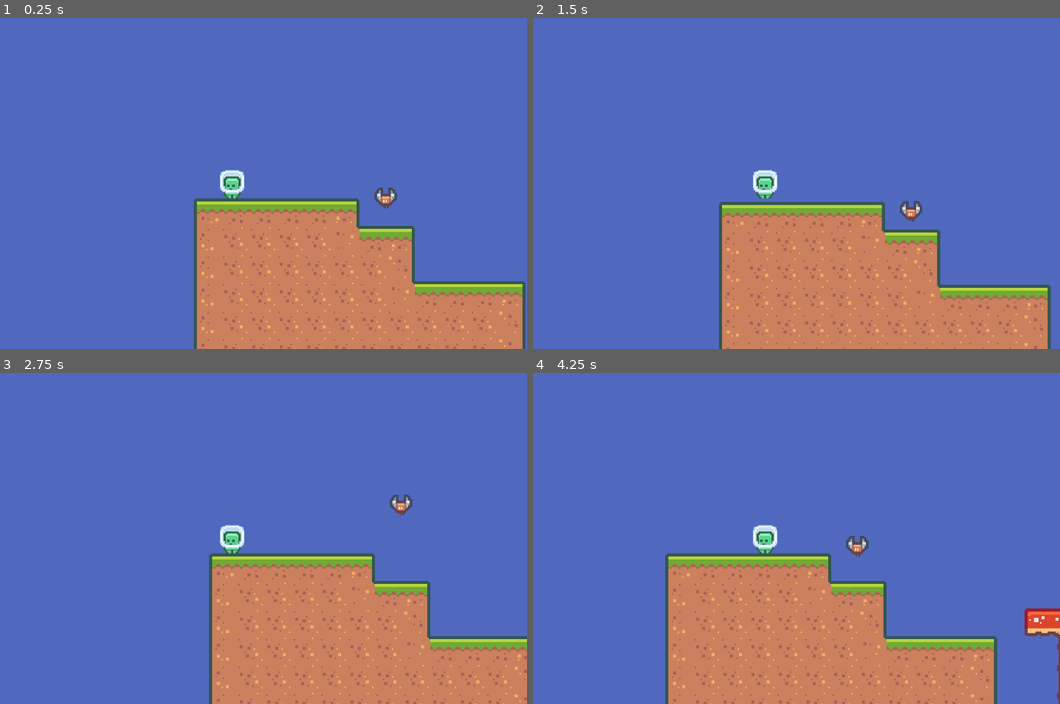
Above: before the commit, frames 1-4 (two rows, left to right).
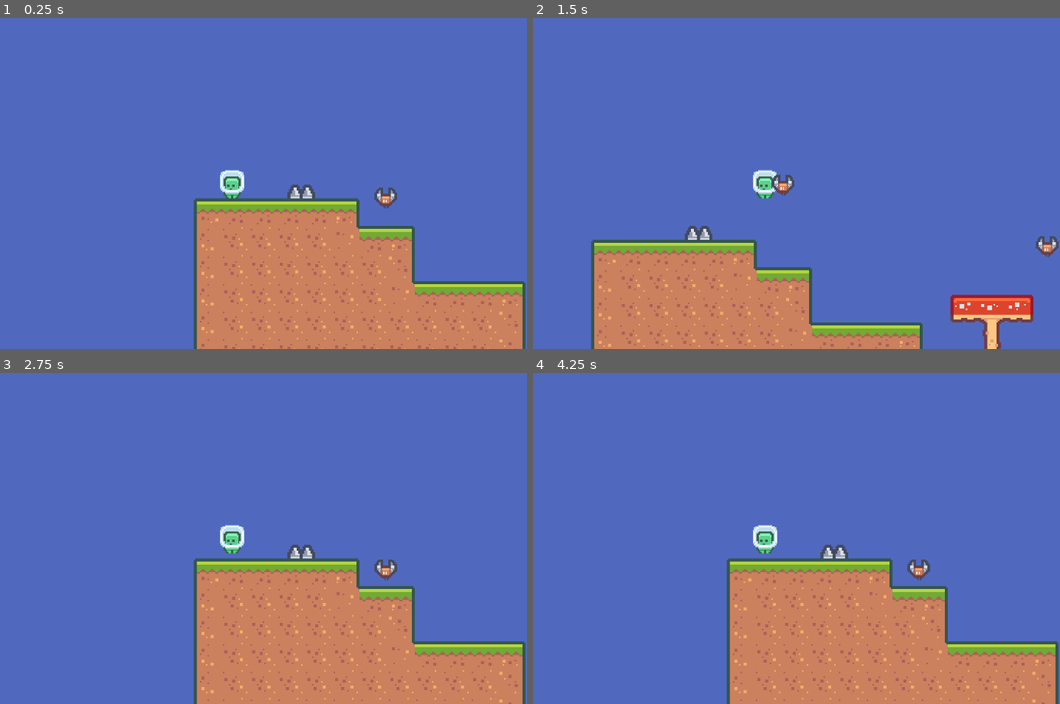
Above: after the commit, the same moments.

Repository: Teeohbee/JumpMan
Game: Godot game, scene res://Level1.tscn
Same seed, same stepped clock (60 frames per second), same inputs: the game is played once before the commit and once after it.
Inputs:
- Up to frame 1 (0.25 s): no input
- Up to frame 2 (1.5 s): hold Right from 0.53 s (still down); tap Space at 0.77 s
- Up to frame 3 (2.75 s): tap Space at 1.52 s; release Right at 2.03 s; hold Left from 2.03 s (still down)
- Up to frame 4 (4.25 s): release Left at 2.78 s; hold Right from 2.78 s (still down); tap Space at 3.02, 3.77 s

The runs differ from the first frame. In frame 1, 0.2% of the frame differs, in the area x 54-60%, y 50-55%; in frame 2, 26%, in the area x 10-100%, y 47-100%; in frame 3, 8.2%; in frame 4, 16%.
Error after the commit: Invalid assignment of property or key 'paused' with value of type 'bool' on a base object of type 'null instance'. (res://Player.gd:30)

Commit message:
Create Spike enemy - Touching spikes causes game over - Added pause to gameover restart for effect

Diff:
--- a/Level1.tscn
+++ b/Level1.tscn
@@ -1,9 +1,10 @@
-[gd_scene load_steps=8 format=3 uid="uid://285tlqb6fbvv"]
+[gd_scene load_steps=9 format=3 uid="uid://285tlqb6fbvv"]
 
 [ext_resource type="Texture2D" uid="uid://biwond464pw3f" path="res://Sprites/Tiles/tiles_packed.png" id="1_kthgv"]
 [ext_resource type="Texture2D" uid="uid://bqb4j84403j2a" path="res://Sprites/Characters/character_0000.png" id="2_7gsv3"]
 [ext_resource type="Script" path="res://Player.gd" id="2_ihjgl"]
 [ext_resource type="PackedScene" uid="uid://dgyug807w766s" path="res://Enemy.tscn" id="4_qixg0"]
+[ext_resource type="PackedScene" uid="uid://b67dgeb4spiqy" path="res://Spike.tscn" id="5_7jbpj"]
 
 [sub_resource type="TileSetAtlasSource" id="TileSetAtlasSource_tktp5"]
 texture = ExtResource("1_kthgv")
@@ -761,3 +762,5 @@
 [node name="Enemy4" parent="." instance=ExtResource("4_qixg0")]
 position = Vector2(550, 0)
 move_direction = Vector2(-50, 0)
+
+[node name="Spike" parent="." instance=ExtResource("5_7jbpj")]
--- a/Player.gd
+++ b/Player.gd
@@ -24,4 +24,7 @@
 		game_over()
 
 func game_over():
+	get_tree().paused = true
+	await get_tree().create_timer(0.5).timeout
 	get_tree().reload_current_scene()
+	get_tree().paused = false
--- /dev/null
+++ b/Spike.gd
@@ -0,0 +1,5 @@
+extends Area2D
+
+func _on_body_entered(body):
+	if body.is_in_group("Player"):
+		body.game_over()
--- /dev/null
+++ b/Spike.tscn
@@ -0,0 +1,20 @@
+[gd_scene load_steps=4 format=3 uid="uid://b67dgeb4spiqy"]
+
+[ext_resource type="Script" path="res://Spike.gd" id="1_1sb8q"]
+[ext_resource type="Texture2D" uid="uid://bj4phc7ceh37p" path="res://Sprites/Objects/tile_0068.png" id="2_sjerq"]
+
+[sub_resource type="RectangleShape2D" id="RectangleShape2D_5hadu"]
+size = Vector2(16, 8)
+
+[node name="Spike" type="Area2D"]
+position = Vector2(45, 4)
+script = ExtResource("1_1sb8q")
+
+[node name="Sprite" type="Sprite2D" parent="."]
+texture = ExtResource("2_sjerq")
+
+[node name="CollisionShape2D" type="CollisionShape2D" parent="."]
+position = Vector2(0, 5)
+shape = SubResource("RectangleShape2D_5hadu")
+
+[connection signal="body_entered" from="." to="." method="_on_body_entered"]
